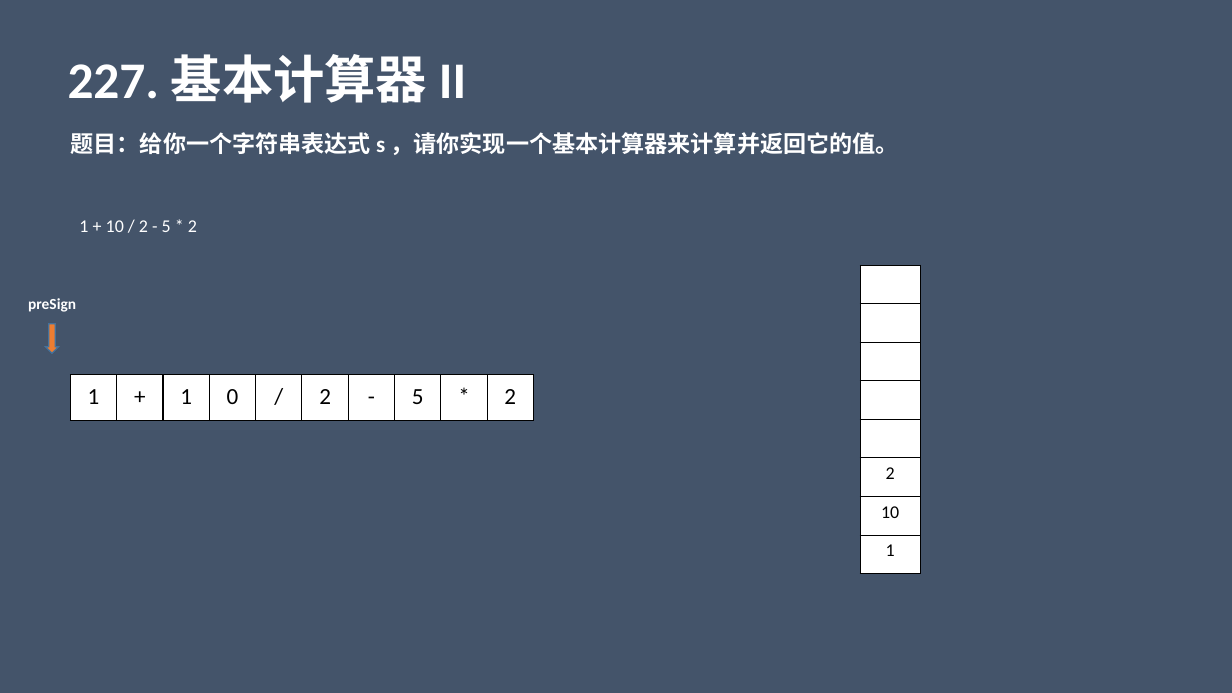
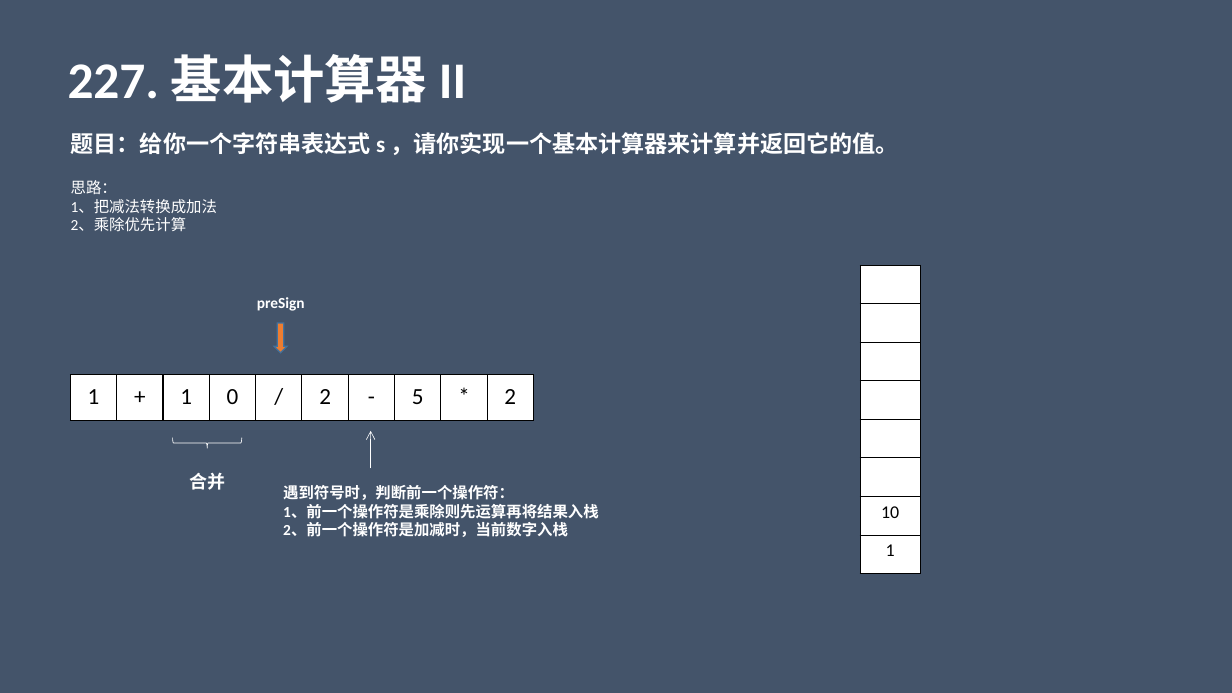
Before and after one commit to liangle/liangle-frontend-studybook, a slide deck: slide 14 of 小白学算法系列.pptx. Drawn at 1232x693 pixels with LibreOffice and Linux fonts; fonts in the diff are those of the drawing. Boxes give left, top, right and bottom in pixels: in the first picture for what was removed or moved away, otherwise in the second. Text is boxed around its words. In the diff, an @@ line names an element or a change of style, - is before the commit and + after.

```diff
--- a/小白学算法系列.pptx
+++ b/小白学算法系列.pptx
@@ text added at <box>71,180,217,232</box>, 12 pt, text #FFFFFF @@
+思路：
+1、把减法转换成加法
+2、乘除优先计算
@@ text removed at <box>79,220,197,232</box> @@
-1 + 10 / 2 - 5 * 2
@@ table at <box>860,265,921,574</box> @@
-row 6, column 1: 2
+row 6, column 1: 
@@ text "preSign": place and size @@
-text "preSign" at <box>28,298,76,312</box>
+text "preSign" at <box>257,297,305,311</box>
@@ down arrow: place and size @@
-down arrow at <box>45,323,58,353</box>
+down arrow at <box>274,323,287,353</box>
@@ left brace added at <box>172,438,242,449</box>, outline #FFFFFF 0.5 pt @@
@@ arrow added from (371, 469) to (371, 431), #FFFFFF 0.5 pt @@
@@ text added at <box>189,472,225,490</box>, 14 pt, text #FFFFFF, bold @@
+合并
@@ text added at <box>283,485,598,537</box>, 12 pt, text #FFFFFF, bold @@
+遇到符号时，判断前一个操作符：
+1、前一个操作符是乘除则先运算再将结果入栈
+2、前一个操作符是加减时，当前数字入栈
```
Also in this commit, not shown: 3 other files.
